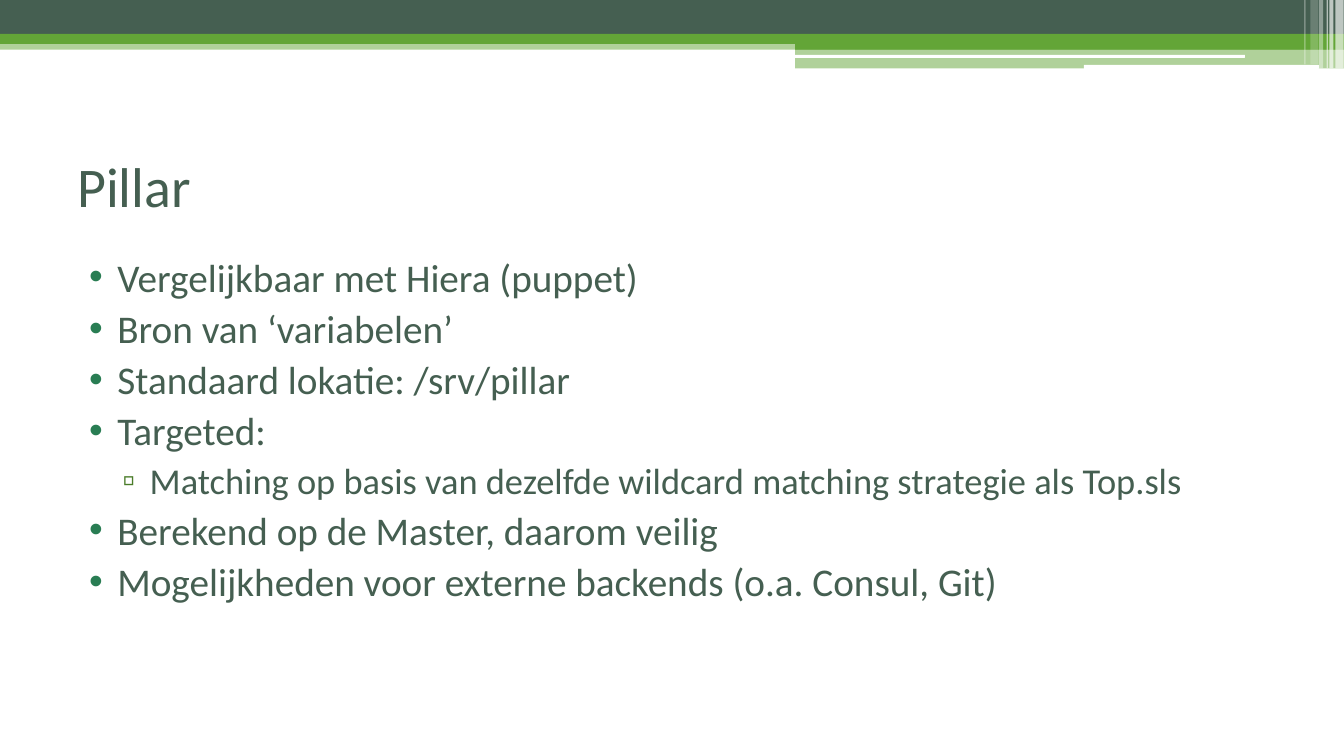
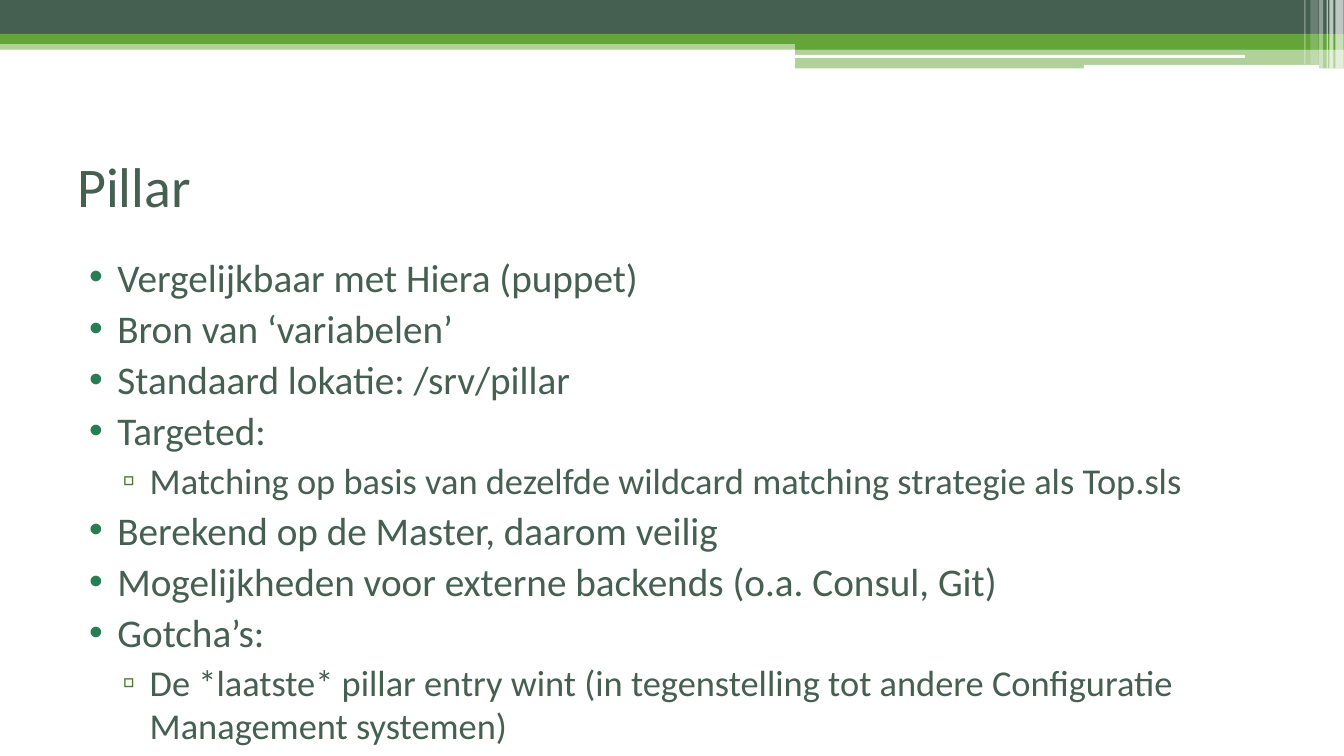
Before and after one commit to FireDrunk/salt-training, a slide deck: slide 20 of presentation.pptx. Drawn at 1344x756 pixels with LibreOffice and Linux fonts; fonts in the diff are those of the drawing. Boxes give left, top, right and bottom in pixels: in the first picture for what was removed or moved away, otherwise in the second. Text is boxed around its words. In the diff, an @@ line names an element or a change of style, - is before the commit and + after.

```diff
--- a/presentation.pptx
+++ b/presentation.pptx
@@ text at [117, 619, 1172, 746]: paragraphs added @@
+• Gotcha’s:
+  ▫ De *laatste* pillar entry wint (in tegenstelling tot andere Configuratie Management systemen)
```
Also in this commit, not shown: 4 other slides changed, 4 slides added, 1 slide removed, 11 other files.
